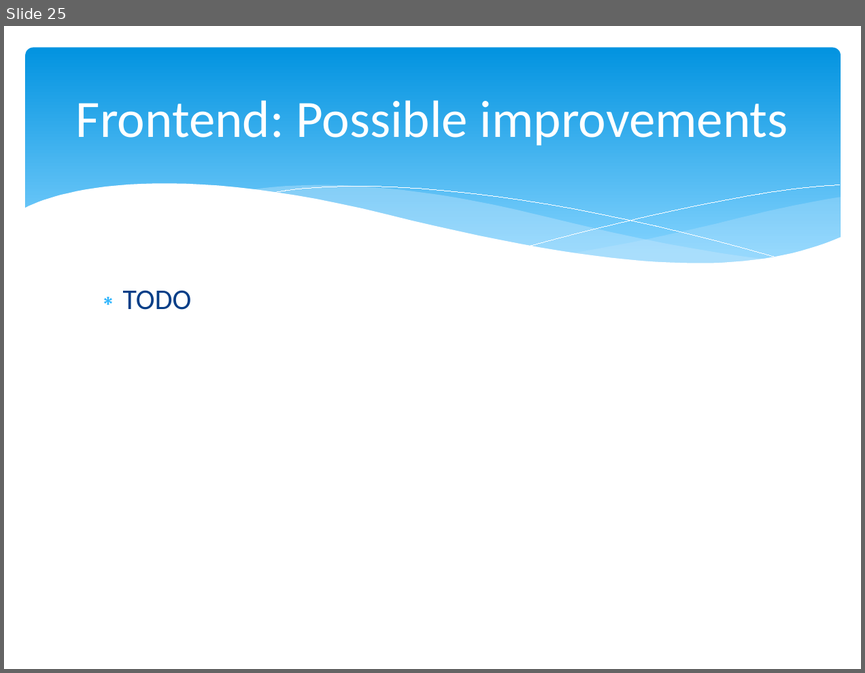
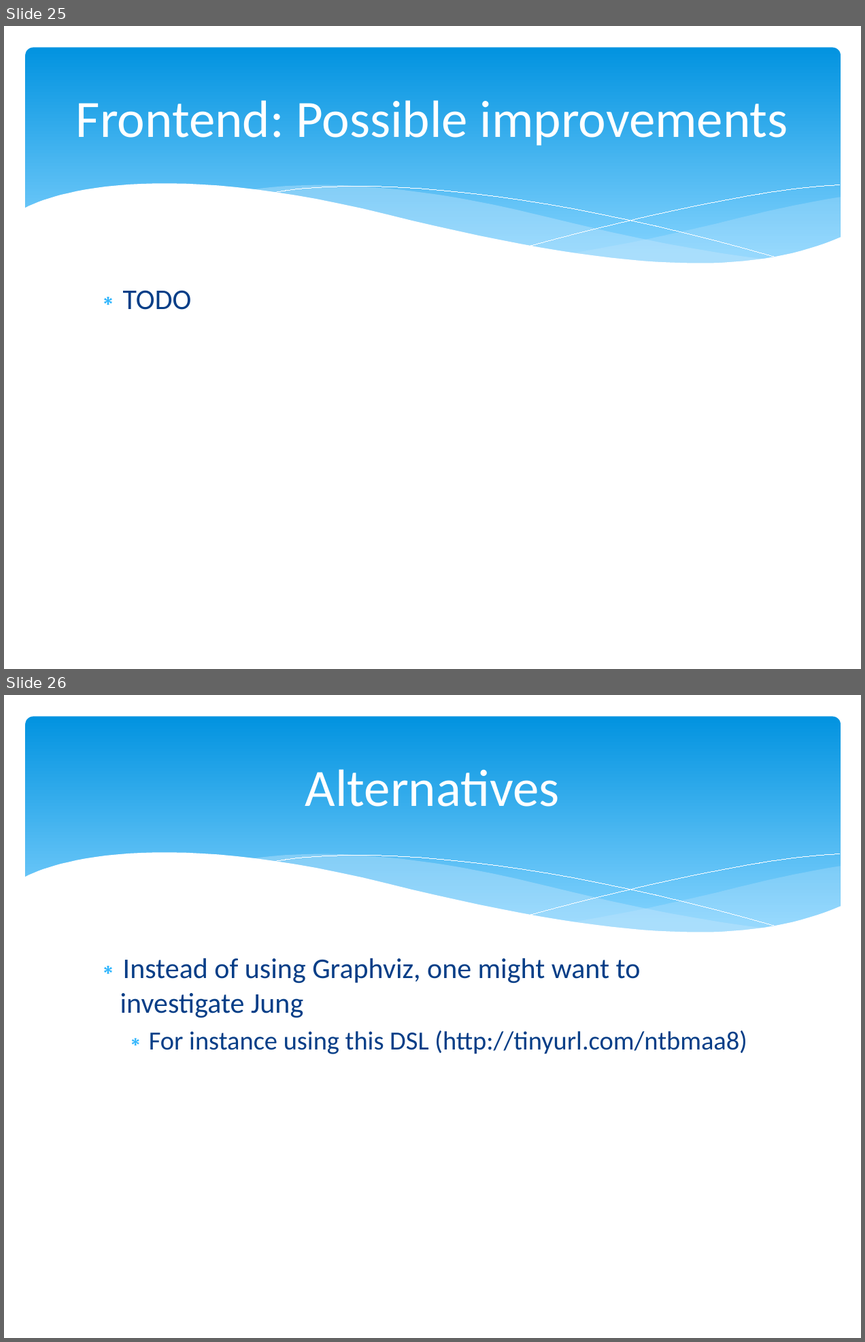
Before and after one commit to xgillard/web_alloy, a slide deck: documentation/GettingStarted.pptx. Shown one above the other, each under a label of ours: slide 25 before the commit, slides 25 and 26 after it. The pictures are 865x673 and 865x1342 pixels, drawn with LibreOffice and Linux fonts; fonts in the diff are those of the drawing. Boxes give left, top, right and bottom in pixels: in the first picture for what was removed or moved away, otherwise in the second. Text is boxed around its words. In the diff, an @@ line names an element or a change of style, - is before the commit and + after.

```diff
--- a/documentation/GettingStarted.pptx
+++ b/documentation/GettingStarted.pptx
@@ slide 26 added at (x1=4, y1=695, x2=861, y2=1338), background #FFFFFF; not listed: 6 template elements that a slide beside it also shows @@
@@ title added at (x1=305, y1=769, x2=560, y2=807), 44 pt, text #FFFFFF @@
+Alternatives
@@ text added at (x1=120, y1=957, x2=747, y2=1054), 24 pt, text #073E87 @@
+∗ Instead of using Graphviz, one might want to investigate Jung
+  ∗ For instance using this DSL (http://tinyurl.com/ntbmaa8)
```
Also in this commit, not shown: 4 other files.
